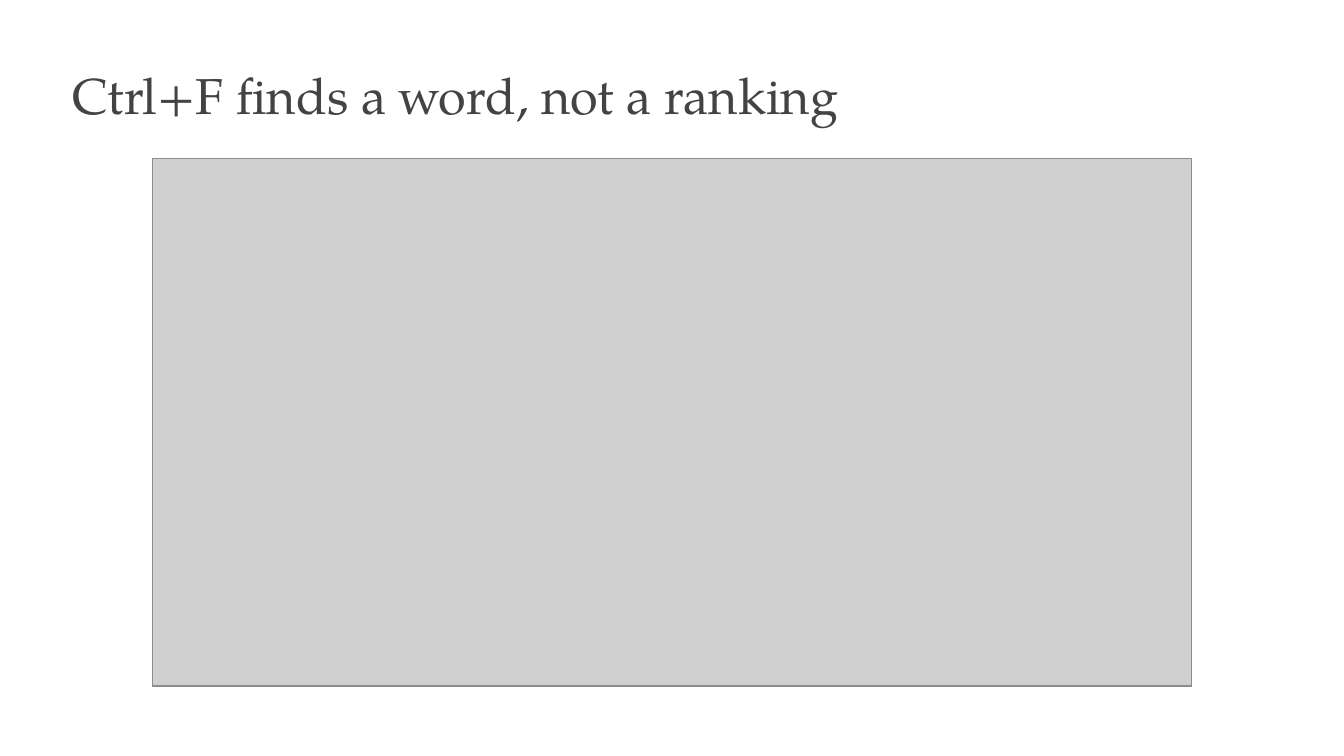
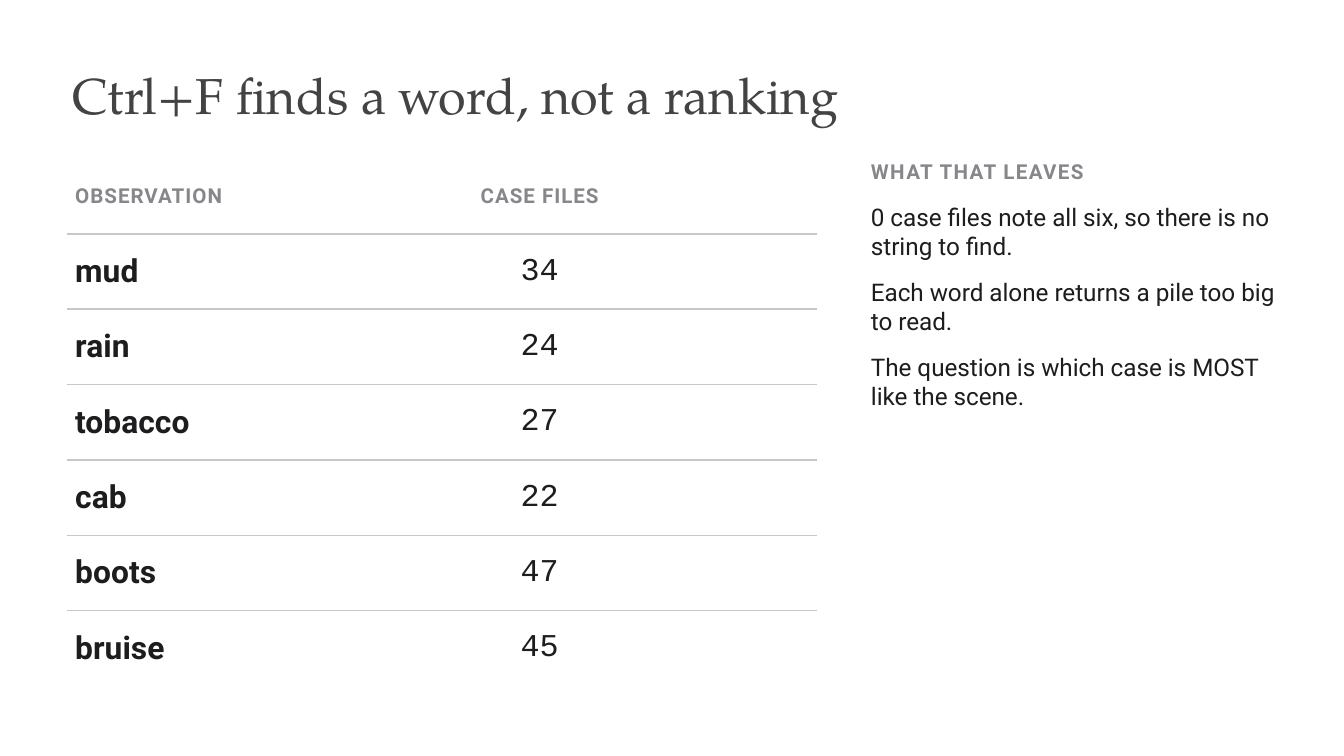
Before and after one commit to edavalosanaya/CSCI3495_NLP_LLMs_Student, a slide deck: slide 2 of weeks/week-05/class-01/lecture/slides.pptx. Drawn at 1344x756 pixels with LibreOffice and Linux fonts; fonts in the diff are those of the drawing; grey boxes stand for pictures; background and template pictures are left out. Boxes give left, top, right and bottom in pixels: in the first picture for what was removed or moved away, otherwise in the second. Text is boxed around its words. In the diff, an @@ line names an element or a change of style, - is before the commit and + after.

```diff
--- a/weeks/week-05/class-01/lecture/slides.pptx
+++ b/weeks/week-05/class-01/lecture/slides.pptx
@@ table added at <box>67,159,817,685</box>, 7 rows, 2 columns @@
+OBSERVATION | CASE FILES
+mud | 34
+rain | 24
+tobacco | 27
+cab | 22
+boots | 47
+bruise | 45
@@ picture removed at <box>152,159,1191,685</box> @@
@@ text added at <box>871,164,1274,406</box>, 13 pt, text #1D1D1F @@
+WHAT THAT LEAVES
+0 case files note all six, so there is no string to find.
+Each word alone returns a pile too big to read.
+The question is which case is MOST like the scene.
```
Also in this commit, not shown: 5 other slides changed, 1 slide added, 1 slide removed, 12 other files.
